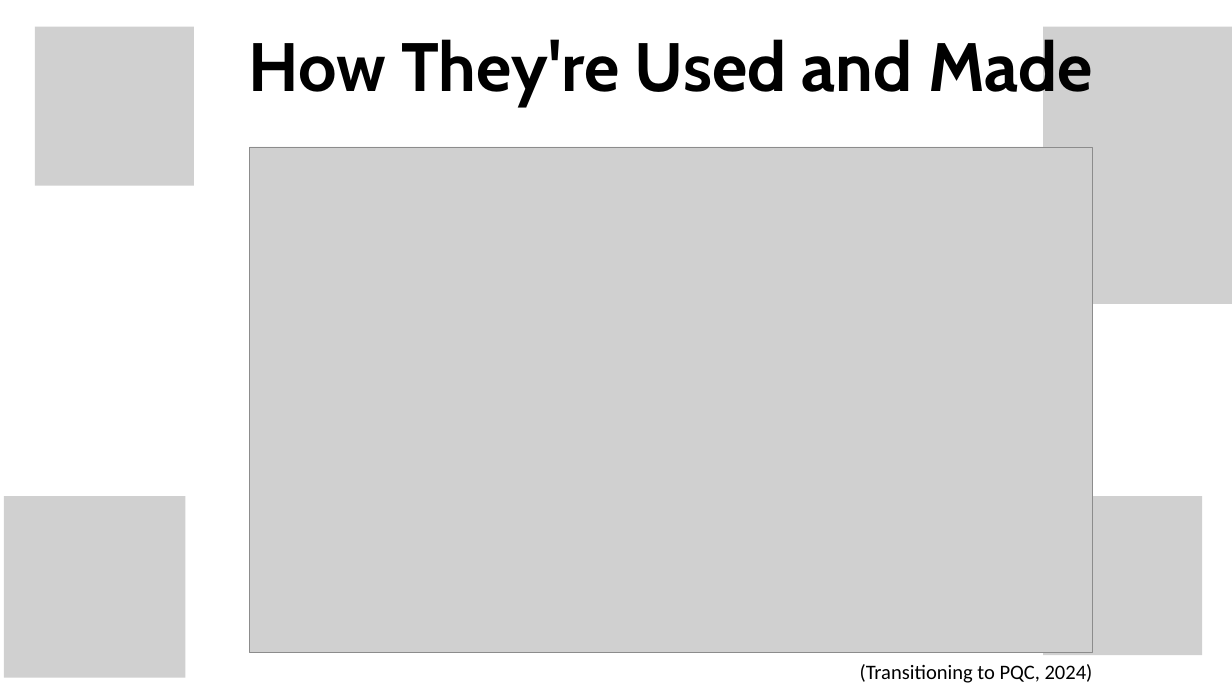
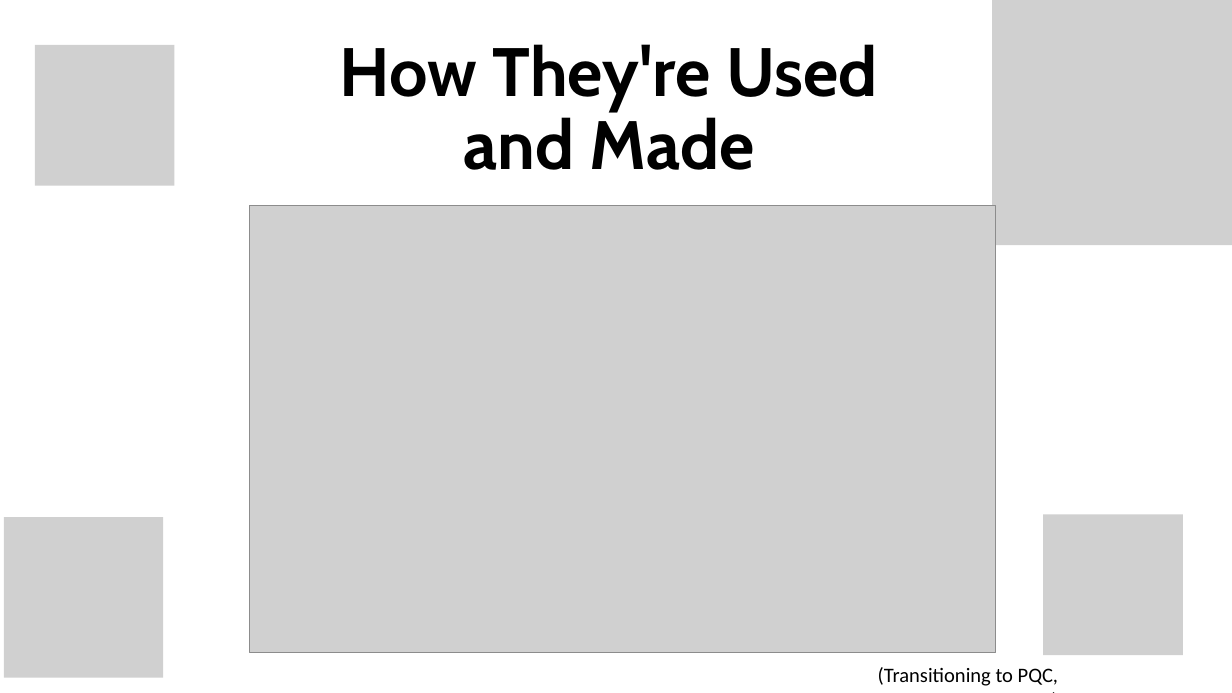
Before and after one commit to Muffinszer/cep146-teamproject1, a slide deck: slide 3 of CEP146NBB_Project1.pptx. Drawn at 1232x693 pixels with LibreOffice and Linux fonts; fonts in the diff are those of the drawing; grey boxes stand for pictures; background and template pictures are left out. Boxes give left, top, right and bottom in pixels: in the first picture for what was removed or moved away, otherwise in the second. Text is boxed around its words. In the diff, an @@ line names an element or a change of style, - is before the commit and + after.

```diff
--- a/CEP146NBB_Project1.pptx
+++ b/CEP146NBB_Project1.pptx
@@ picture: place and size @@
-picture at [1044,26,1232,304]
+picture at [992,0,1232,245]
@@ picture: place and size @@
-picture at [35,26,194,185]
+picture at [35,45,174,185]
@@ text "How They're Used and Made" rewrapped from [248,34,1093,107] to [340,44,877,170] @@
@@ picture: place and size @@
-picture at [249,147,1092,653]
+picture at [249,205,995,653]
@@ picture: place and size @@
-picture at [4,496,185,678]
+picture at [4,517,163,678]
@@ picture: place and size @@
-picture at [1044,496,1202,655]
+picture at [1044,514,1183,655]
@@ text "(Transitioning to PQC, 2024)" rewrapped from [860,664,1093,683] to [878,667,1058,686] @@
```
Also in this commit, not shown: 8 other slides changed.
